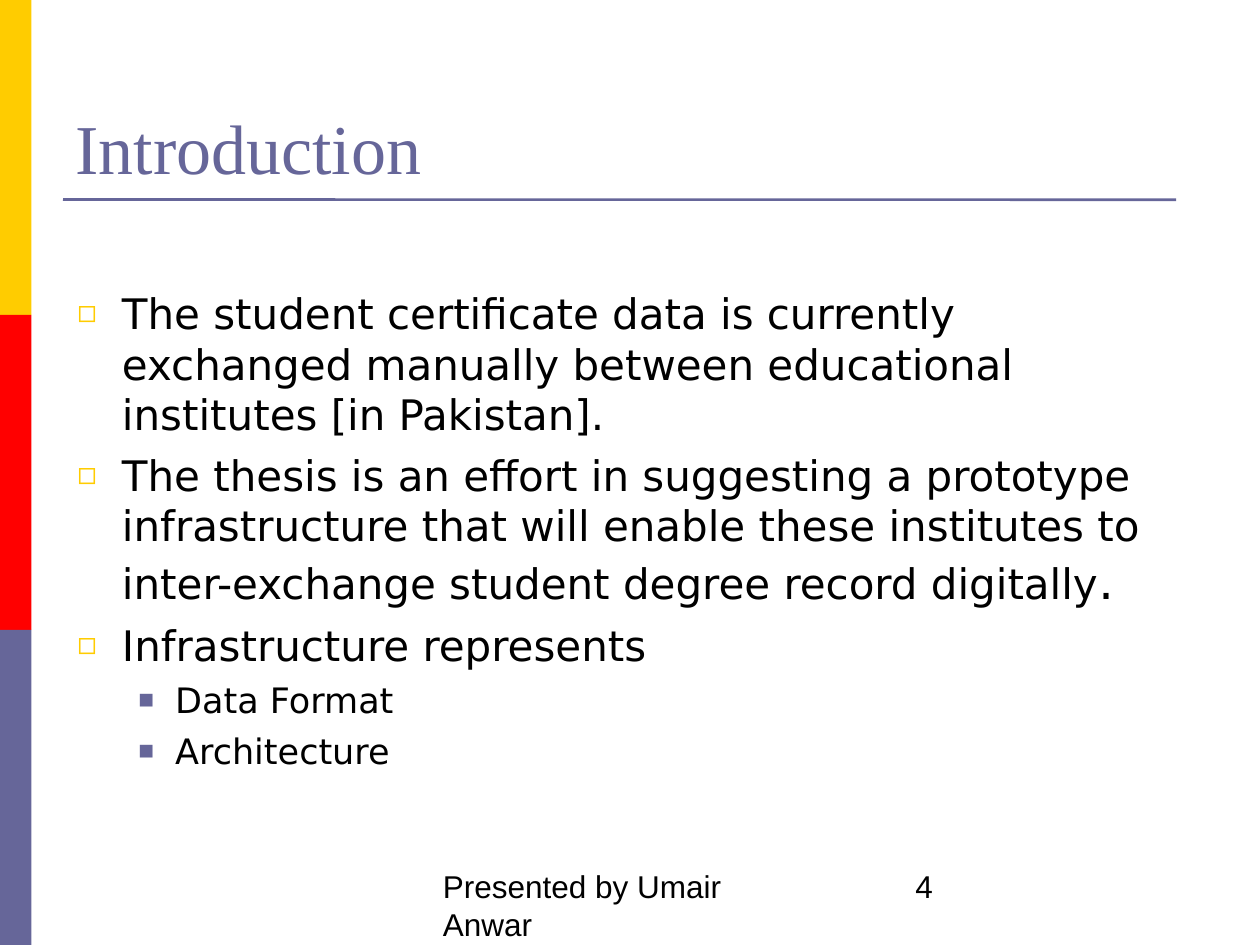
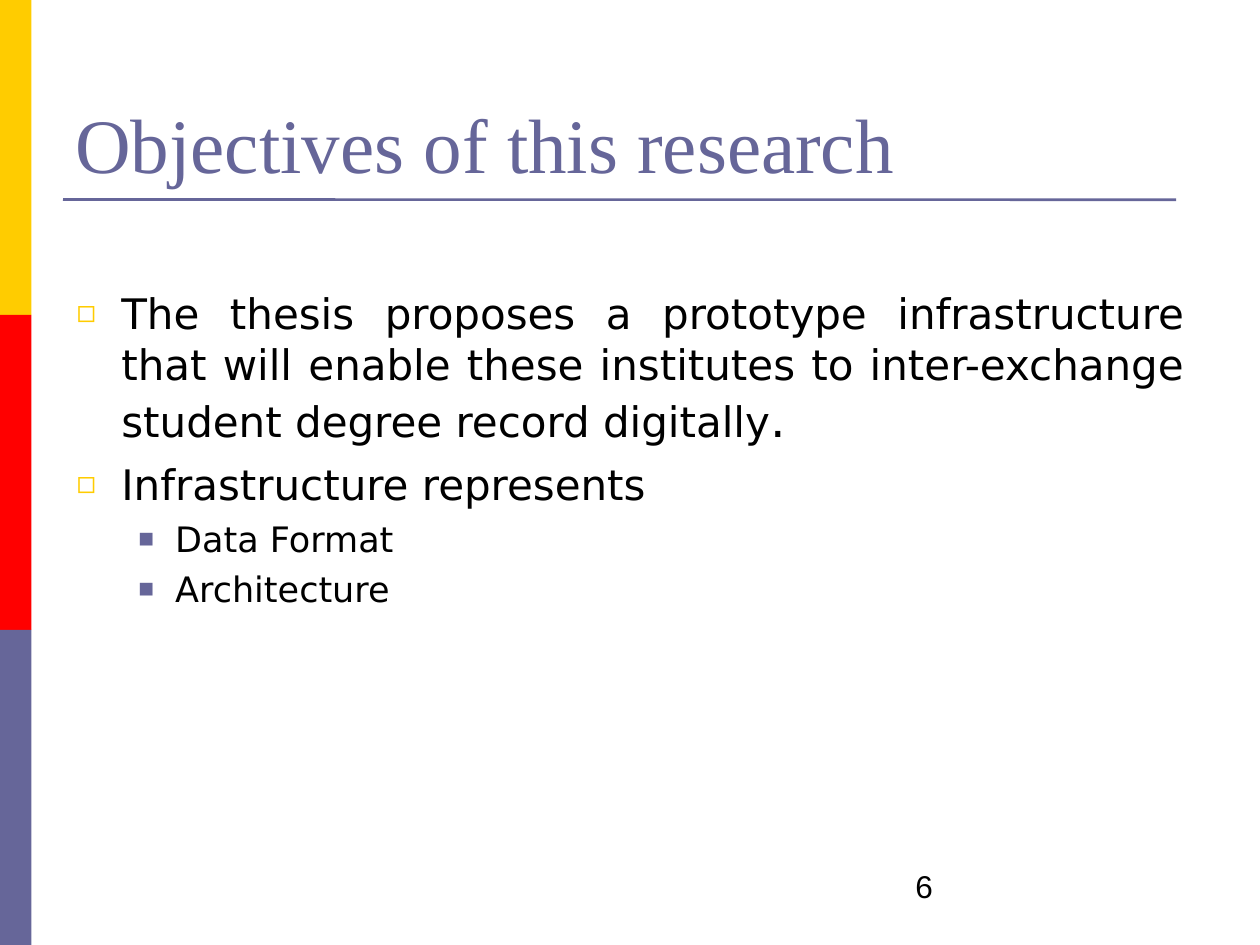
Before and after one commit to umair3/dress, a slide deck: slide 6 of presentations_and_documents/inhouse.ppt (slide 4 before the commit). Drawn at 1260x945 pixels with LibreOffice and Linux fonts; fonts in the diff are those of the drawing. Boxes give left, top, right and bottom in pixels: in the first picture for what was removed or moved away, otherwise in the second. Text is boxed around its words. In the diff, an @@ line names an element or a change of style, - is before the commit and + after.

```diff
--- a/presentations_and_documents/inhouse.ppt
+++ b/presentations_and_documents/inhouse.ppt
@@ title at box(75, 119, 893, 188): text changed; size 40 to 44 pt @@
-Introduction
+Objectives of this research
@@ text at box(121, 297, 1184, 446): text changed @@
-◻ The student certificate data is currently exchanged manually between educational institutes [in Pakistan].
-◻ The thesis is an effort in suggesting a prototype infrastructure that will enable these institutes to inter-exchange student degree record digitally.
+◻ The thesis proposes a prototype infrastructure that will enable these institutes to inter-exchange student degree record digitally.
@@ text at box(121, 468, 646, 603): alignment left to justified; indent changed @@
@@ text removed at box(443, 875, 721, 937) @@
-Presented by Umair Anwar (MSIT-6)
@@ page number at box(915, 876, 933, 899): text changed @@
-4
+6
```
Also in this commit, not shown: 26 other slides changed, 7 slides added, 6 slides removed, 1 other file.
